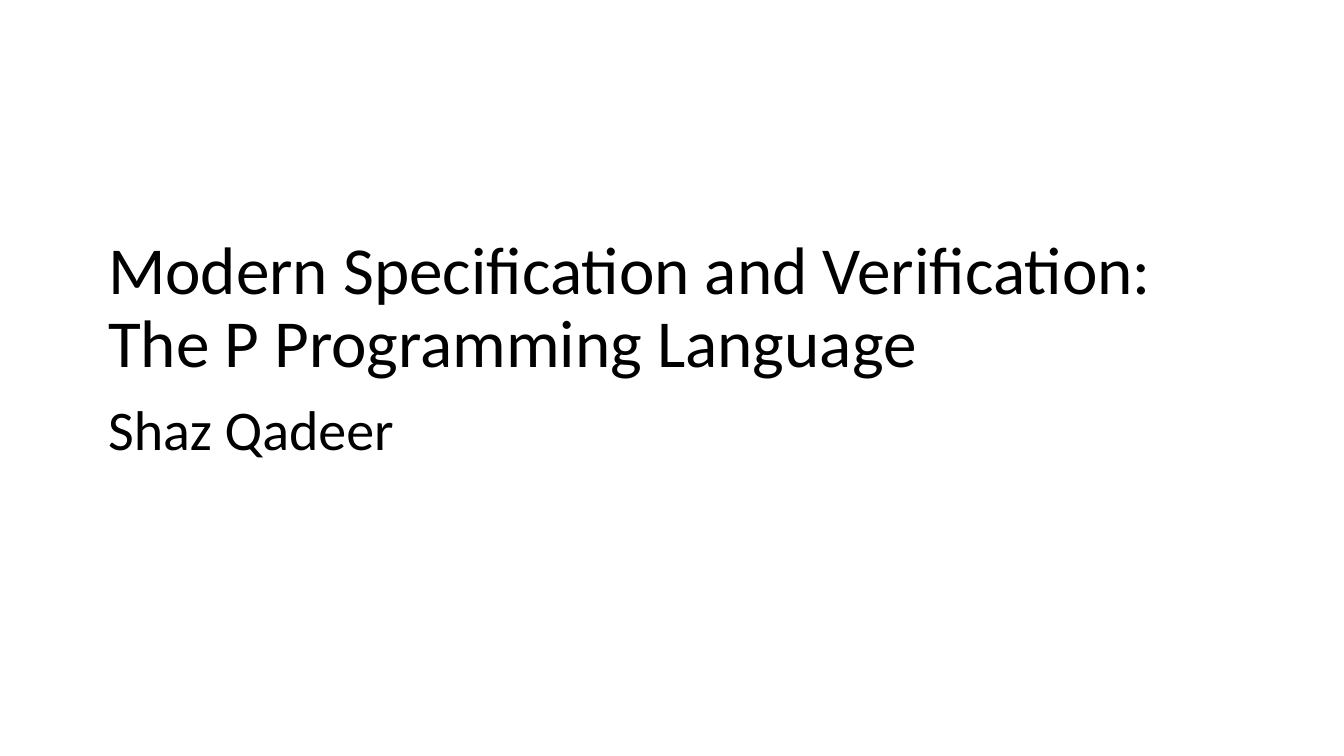
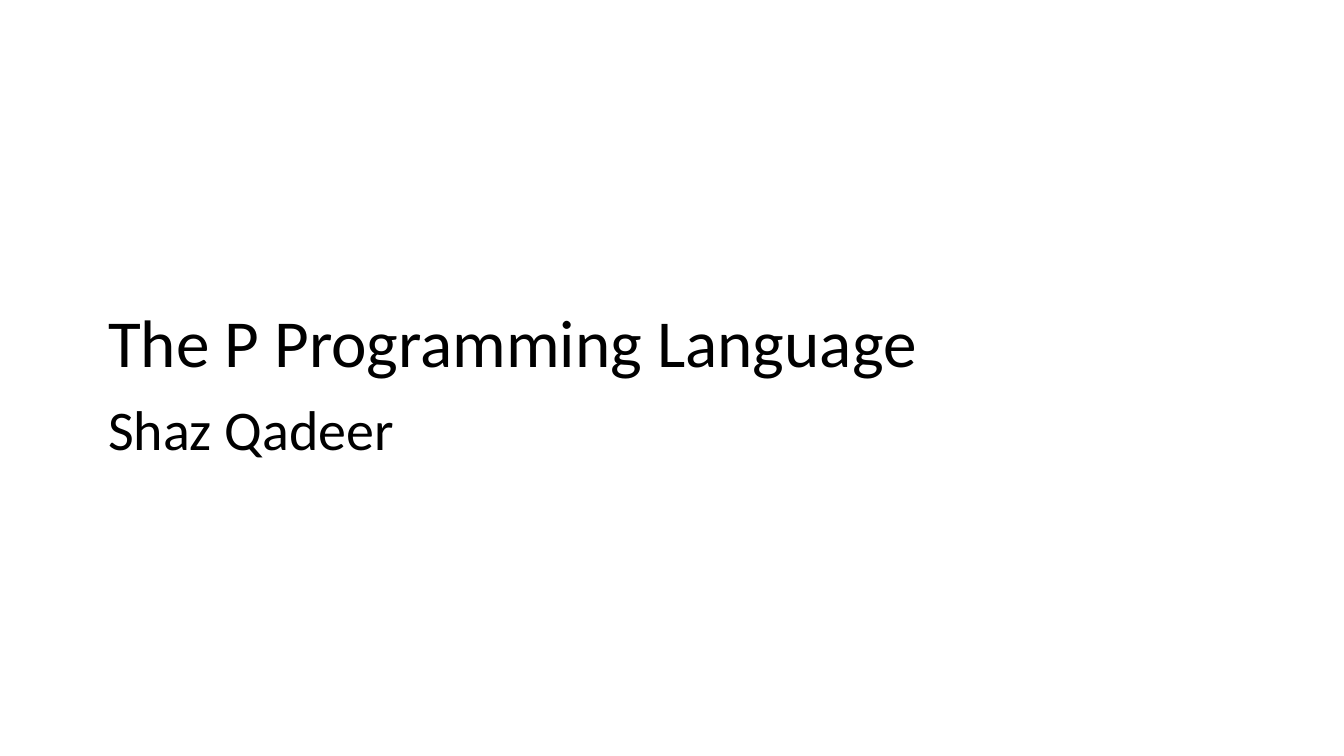
Before and after one commit to p-org/P, a slide deck: slide 1 of Tutorial/P-tutorial.pptx. Drawn at 1344x756 pixels with LibreOffice and Linux fonts; fonts in the diff are those of the drawing. Boxes give left, top, right and bottom in pixels: in the first picture for what was removed or moved away, otherwise in the second. Text is boxed around its words. In the diff, an @@ line names an element or a change of style, - is before the commit and + after.

```diff
--- a/Tutorial/P-tutorial.pptx
+++ b/Tutorial/P-tutorial.pptx
@@ title at (x1=108, y1=320, x2=916, y2=379): text changed @@
-Modern Specification and Verification:
-The P Programming Language
+The P Programming Language
```
Also in this commit, not shown: 39 other files.
